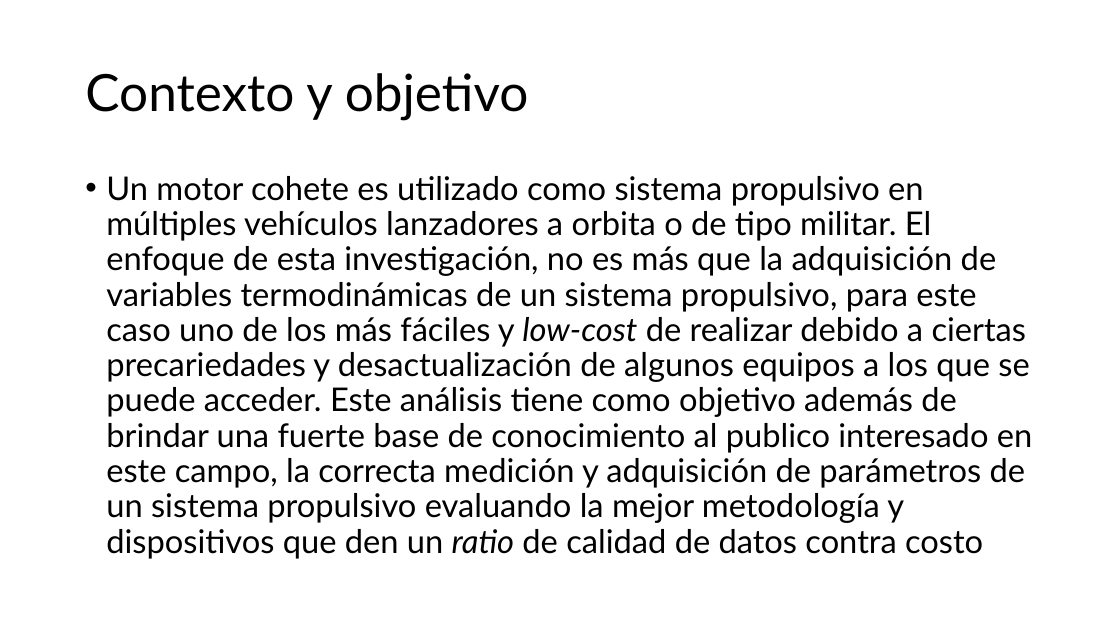
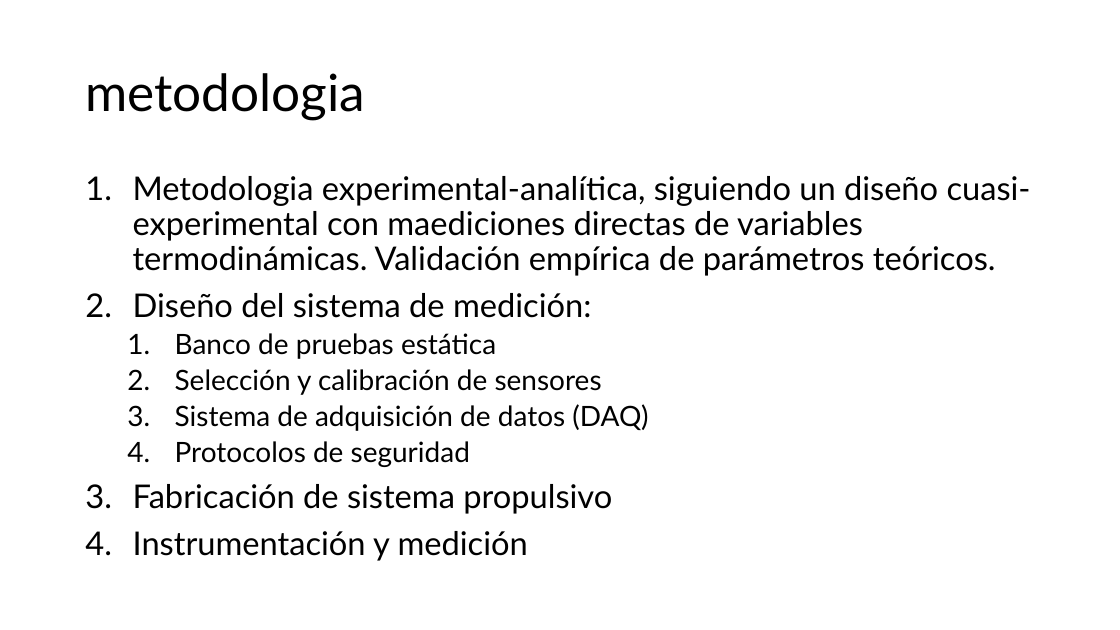
Before and after one commit to Archimedean2345/The-thermal-repository, a slide deck: slide 7 of PIAE2-Presentacion Tecnica.pptx (slide 5 before the commit). Drawn at 1120x630 pixels with LibreOffice and Linux fonts; fonts in the diff are those of the drawing. Boxes give left, top, right and bottom in pixels: in the first picture for what was removed or moved away, otherwise in the second. Text is boxed around its words. In the diff, an @@ line names an element or a change of style, - is before the commit and + after.

```diff
--- a/PIAE2-Presentacion Tecnica.pptx
+++ b/PIAE2-Presentacion Tecnica.pptx
@@ title at [85, 73, 365, 120]: text changed @@
-Contexto y objetivo
+metodologia
@@ text at [133, 176, 1031, 561]: text changed @@
-• Un motor cohete es utilizado como sistema propulsivo en múltiples vehículos lanzadores a orbita o de tipo militar. El enfoque de esta investigación, no es más que la adquisición de variables termodinámicas de un sistema propulsivo, para este caso uno de los más fáciles y low-cost de realizar debido a ciertas precariedades y desactualización de algunos equipos a los que se puede acceder. Este análisis tiene como objetivo además de brindar una fuerte base de conocimiento al publico interesado en este campo, la correcta medición y adquisición de parámetros de un sistema propulsivo evaluando la mejor metodología y dispositivos que den un ratio de calidad de datos contra costo
+1. Metodologia experimental-analítica, siguiendo un diseño cuasi-experimental con maediciones directas de variables termodinámicas. Validación empírica de parámetros teóricos.
+2. Diseño del sistema de medición:
+  1. Banco de pruebas estática
+  2. Selección y calibración de sensores
+  3. Sistema de adquisición de datos (DAQ)
+  4. Protocolos de seguridad
+3. Fabricación de sistema propulsivo
+4. Instrumentación y medición
```
Also in this commit, not shown: 1 other slide changed, 13 slides added, 3 slides removed, 1 other file.
